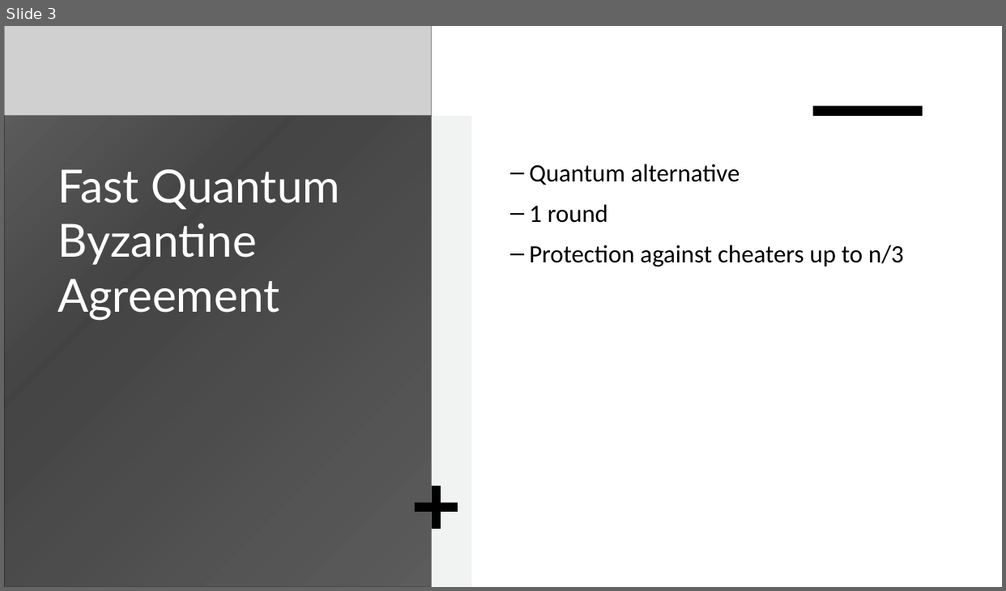
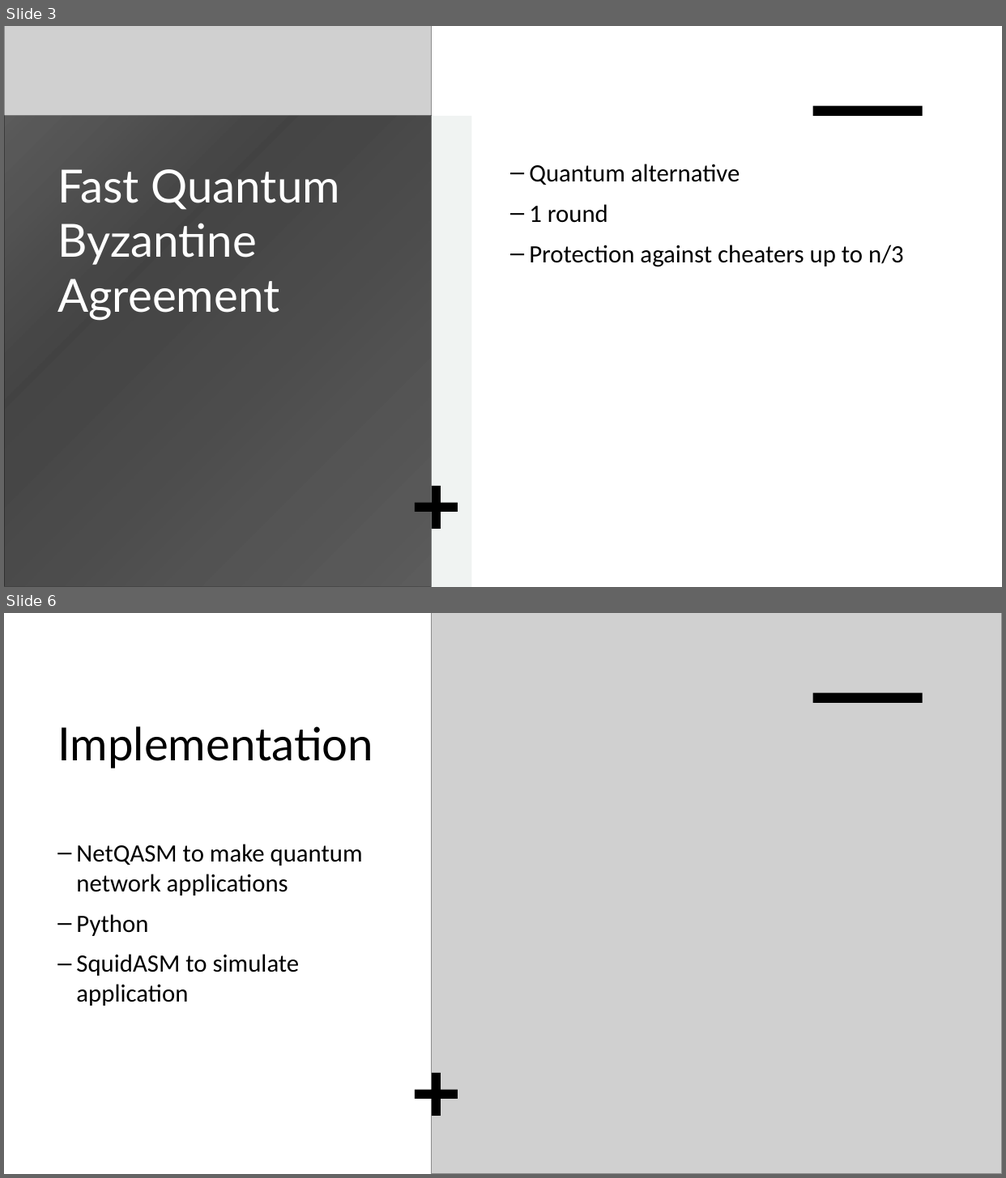
Before and after one commit to ado901/Quantum-Byzantine-Protocol, a slide deck: Fast Quantum Byzantine Agreement.pptx. Shown one above the other, each under a label of ours: slide 3 before the commit, slides 3 and 6 after it; the slides between them are not shown. The pictures are 1006x591 and 1006x1178 pixels, drawn with LibreOffice and Linux fonts; fonts in the diff are those of the drawing; grey boxes stand for pictures. Boxes give left, top, right and bottom in pixels: in the first picture for what was removed or moved away, otherwise in the second. Text is boxed around its words. In the diff, an @@ line names an element or a change of style, - is before the commit and + after.

```diff
--- a/Fast Quantum Byzantine Agreement.pptx
+++ b/Fast Quantum Byzantine Agreement.pptx
@@ slide 6 added at [4, 613, 1002, 1174], background #FFFFFF; not listed: 1 template element that a slide beside it also shows @@
@@ rectangle added at [4, 613, 1002, 1174], fill #FFFFFF @@
@@ picture added at [432, 613, 1002, 1174] @@
@@ rectangle added at [813, 693, 923, 703], fill #000000 @@
@@ title added at [57, 726, 373, 769], 44 pt, text #000000 @@
+Implementation
@@ text added at [76, 844, 363, 1006], 24 pt, text #000000 @@
+– NetQASM to make quantum network applications
+– Python
+– SquidASM to simulate application
@@ plus added at [415, 1072, 458, 1115], fill #000000 @@
```
Also in this commit, not shown: 5 other slides added.
